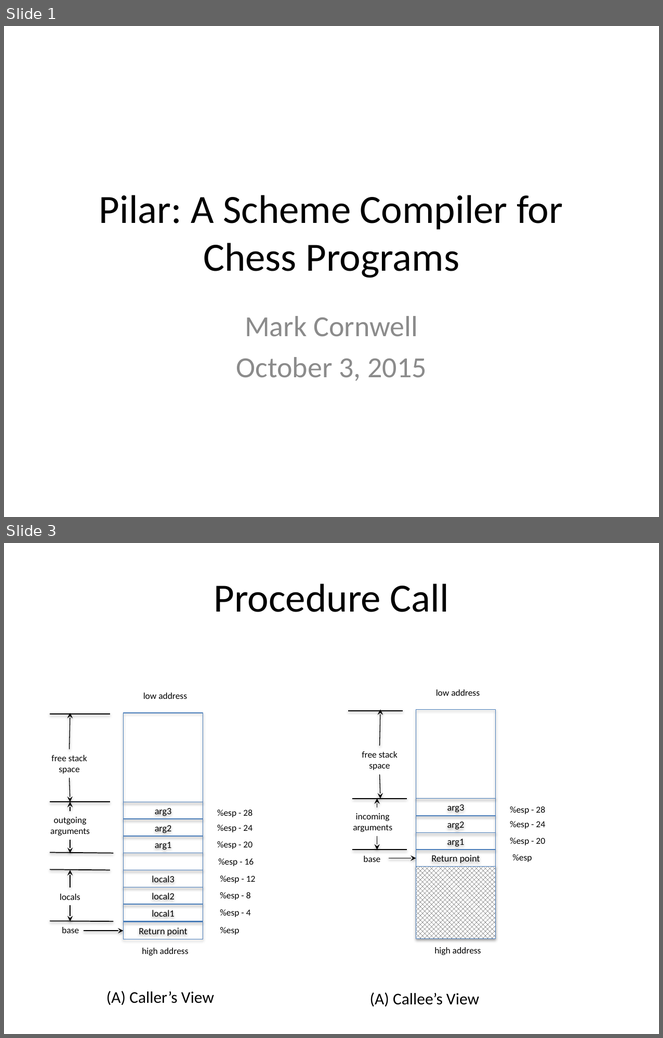
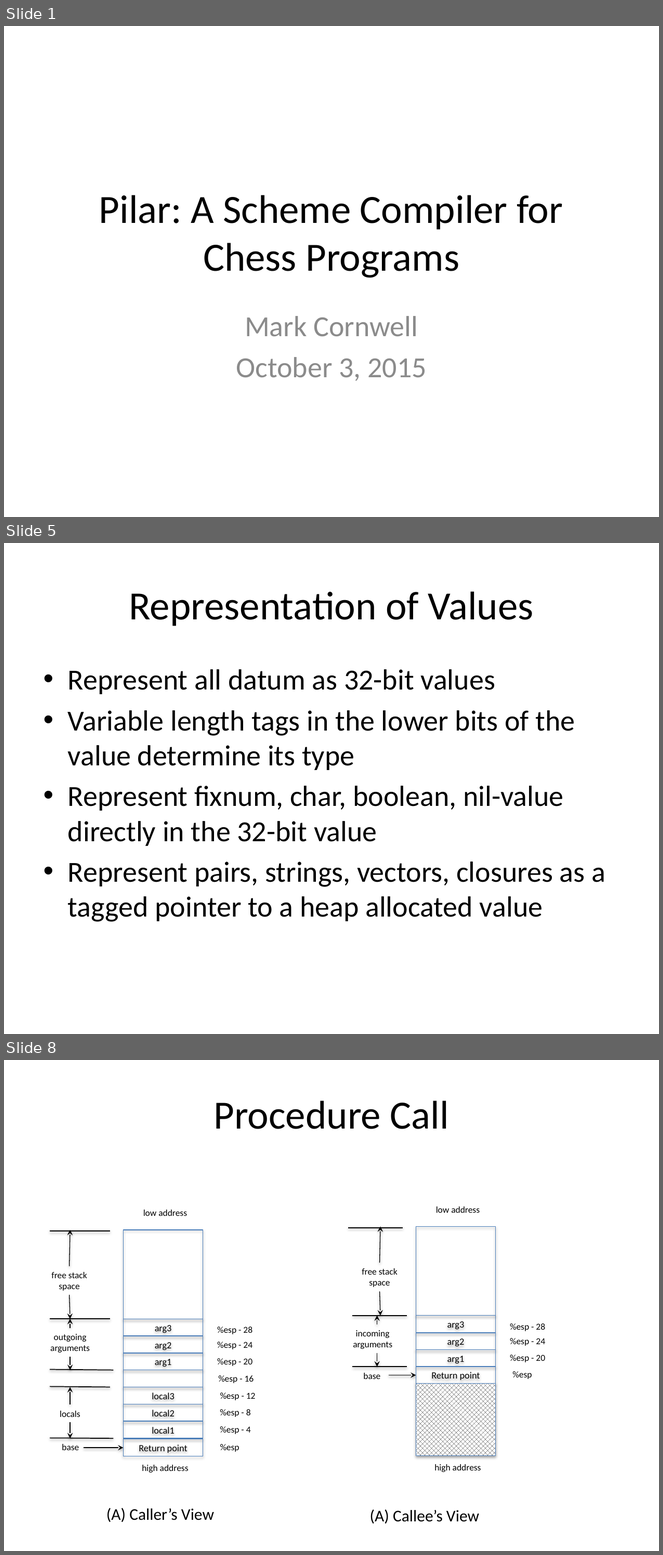
Before and after one commit to markcornwell/pilar, a slide deck: doc/Pilar.pptx. Shown one above the other, each under a label of ours: slides 1 and 3 before the commit, slides 1, 5 and 8 after it; the slides between them are not shown. The pictures are 663x1038 and 663x1555 pixels, drawn with LibreOffice and Linux fonts; fonts in the diff are those of the drawing. Boxes give left, top, right and bottom in pixels: in the first picture for what was removed or moved away, otherwise in the second. Text is boxed around its words. In the diff, an @@ line names an element or a change of style, - is before the commit and + after.

```diff
--- a/doc/Pilar.pptx
+++ b/doc/Pilar.pptx
@@ slide 5 added at <box>4,543,659,1034</box>, background #FFFFFF @@
@@ title added at <box>129,591,534,626</box>, 44 pt, text #000000 @@
+Representation of Values
@@ text added at <box>68,669,606,922</box>, 32 pt, text #000000 @@
+• Represent all datum as 32-bit values
+• Variable length tags in the lower bits of the value determine its type
+• Represent fixnum, char, boolean, nil-value directly in the 32-bit value
+• Represent pairs, strings, vectors, closures as a tagged pointer to a heap allocated value
@@ what was slide 3 is now slide 8 @@
```
Also in this commit, not shown: 1 slide changed, 8 other slides added, 4 other files.
